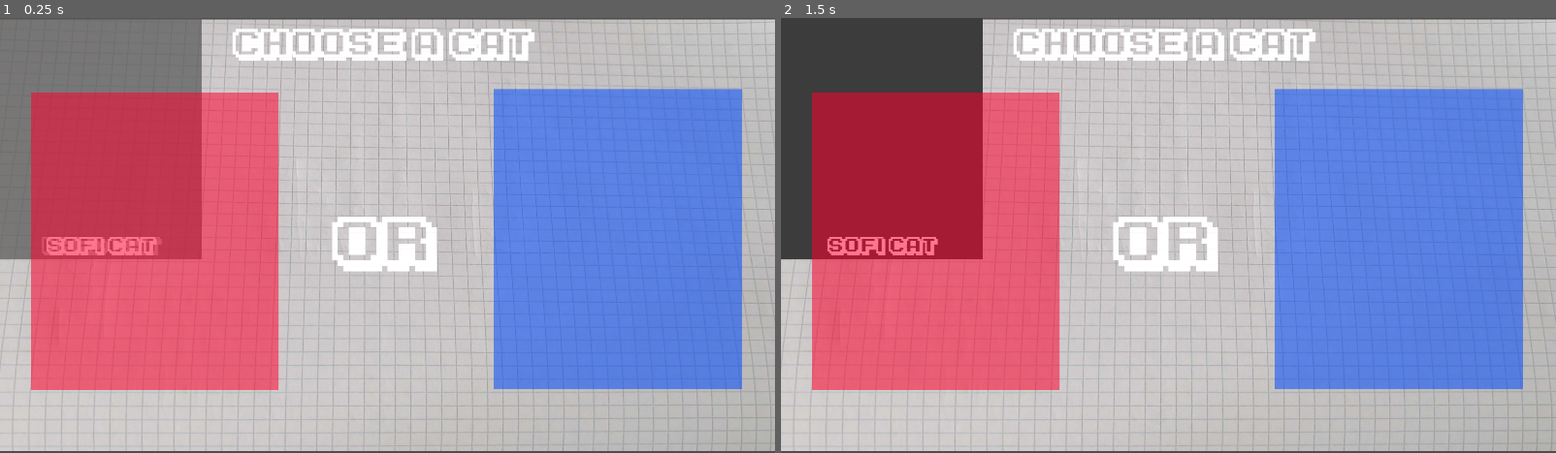
Above: before the commit, frames 1-2 (left to right).
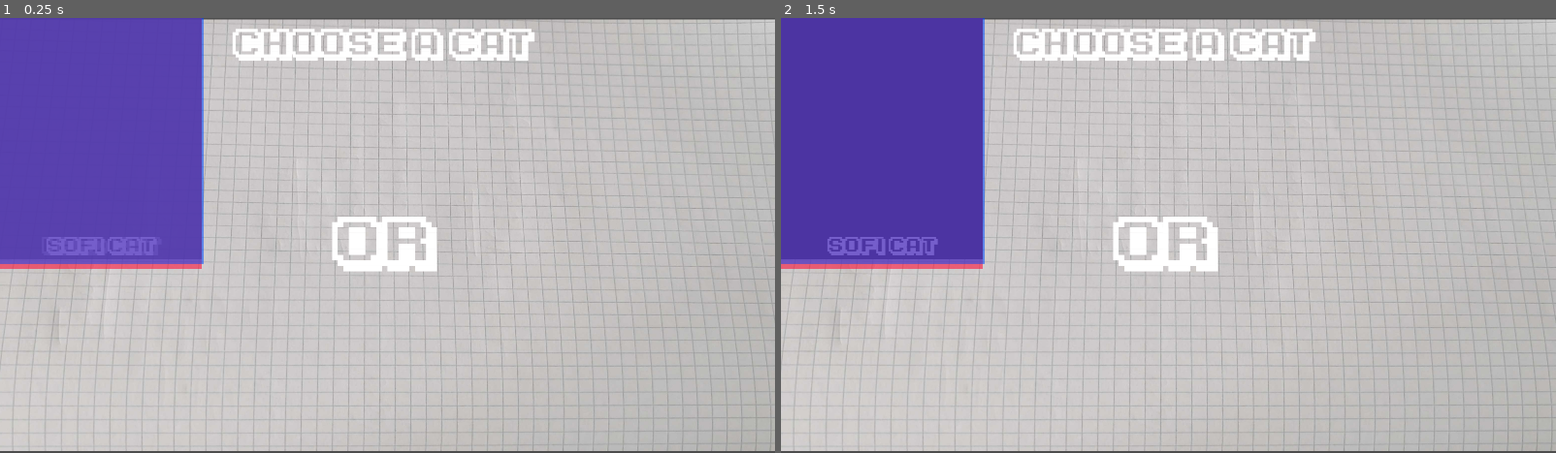
Above: after the commit, the same moments.

Repository: KidFast/Kitty-Kombat
Game: Godot game, scene res://InputSettings/input_settings.tscn
The game is run twice, just before and just after one commit, with the same random seed, the same clock (stepped at 60 frames per second) and the same inputs. This scene is started directly instead of the project's main scene.
Inputs (mouse positions are in pixels of both pictures, inside the frame that each line leads up to):
- Up to frame 1 (0.25 s): no input
- Up to frame 2 (1.5 s): click (881, 139) at 0.5 s; click (881, 139) at 1.25 s

The runs differ from the first frame. In frame 1, 50% of the frame differs, in the area x 0-96%, y 0-86%; in frame 2, 50%.
Error before the commit: Parse Error: Could not resolve member "OptionList": Cyclic reference. (res://InputSettings/playerSelect.gd:11)

Commit message:
Update playerSelect.gd

Diff:
--- a/kitty-kombat/InputSettings/playerSelect.gd
+++ b/kitty-kombat/InputSettings/playerSelect.gd
@@ -8,7 +8,7 @@
 var p1_confirmed := false
 var p2_confirmed := false
 
-@onready var OptionList = OptionList
+@onready var OptionList = $OptionList
 @onready var option_buttons = OptionList.get_children()
 
 @onready var p1_highlight = $P1Highlight
